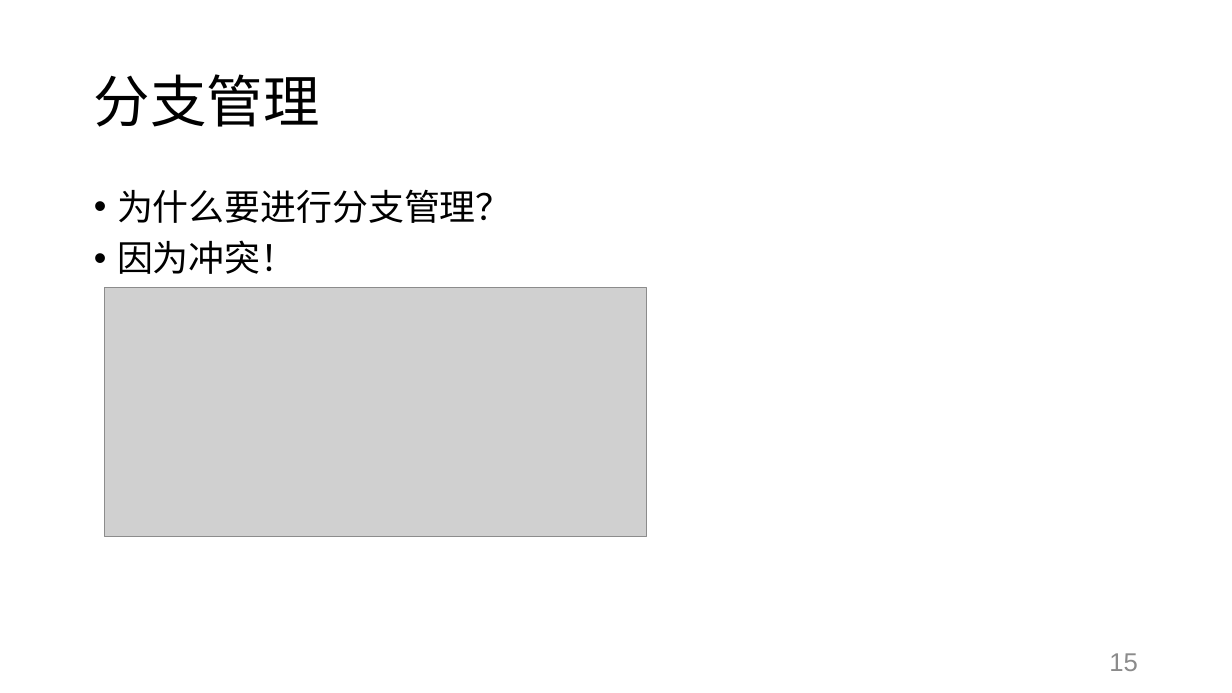
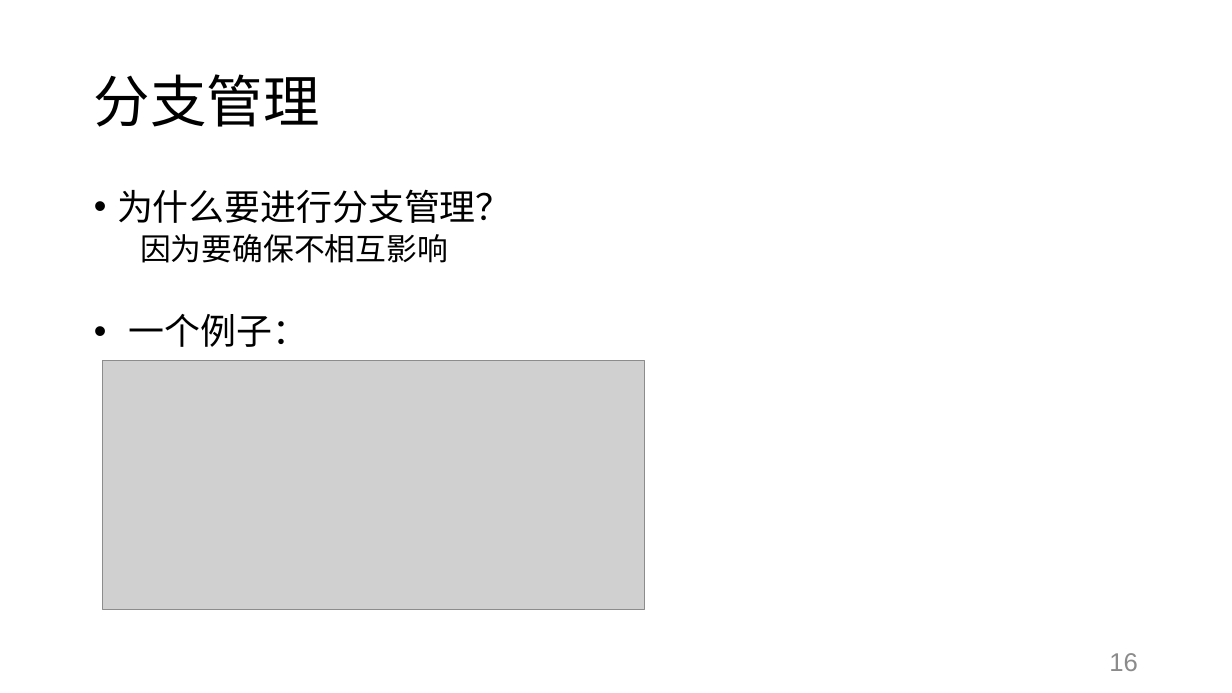
Before and after one commit to SwaggyZhang/Tutorial, a slide deck: slide 16 of 20220513.pptx (slide 15 before the commit). Drawn at 1232x693 pixels with LibreOffice and Linux fonts; fonts in the diff are those of the drawing; grey boxes stand for pictures. Boxes give left, top, right and bottom in pixels: in the first picture for what was removed or moved away, otherwise in the second. Text is boxed around its words. In the diff, an @@ line names an element or a change of style, - is before the commit and + after.

```diff
--- a/20220513.pptx
+++ b/20220513.pptx
@@ text at [129, 234, 448, 347]: text changed; size 28 to 24 pt @@
-• 因为冲突！
+  因为要确保不相互影响
+  • 一个例子：
@@ picture: place and size @@
-picture at [104, 288, 647, 537]
+picture at [103, 360, 645, 609]
@@ page number at [1109, 653, 1138, 671]: text changed @@
-15
+16
```
Also in this commit, not shown: 6 other slides changed, 3 slides added, 5 other files.
